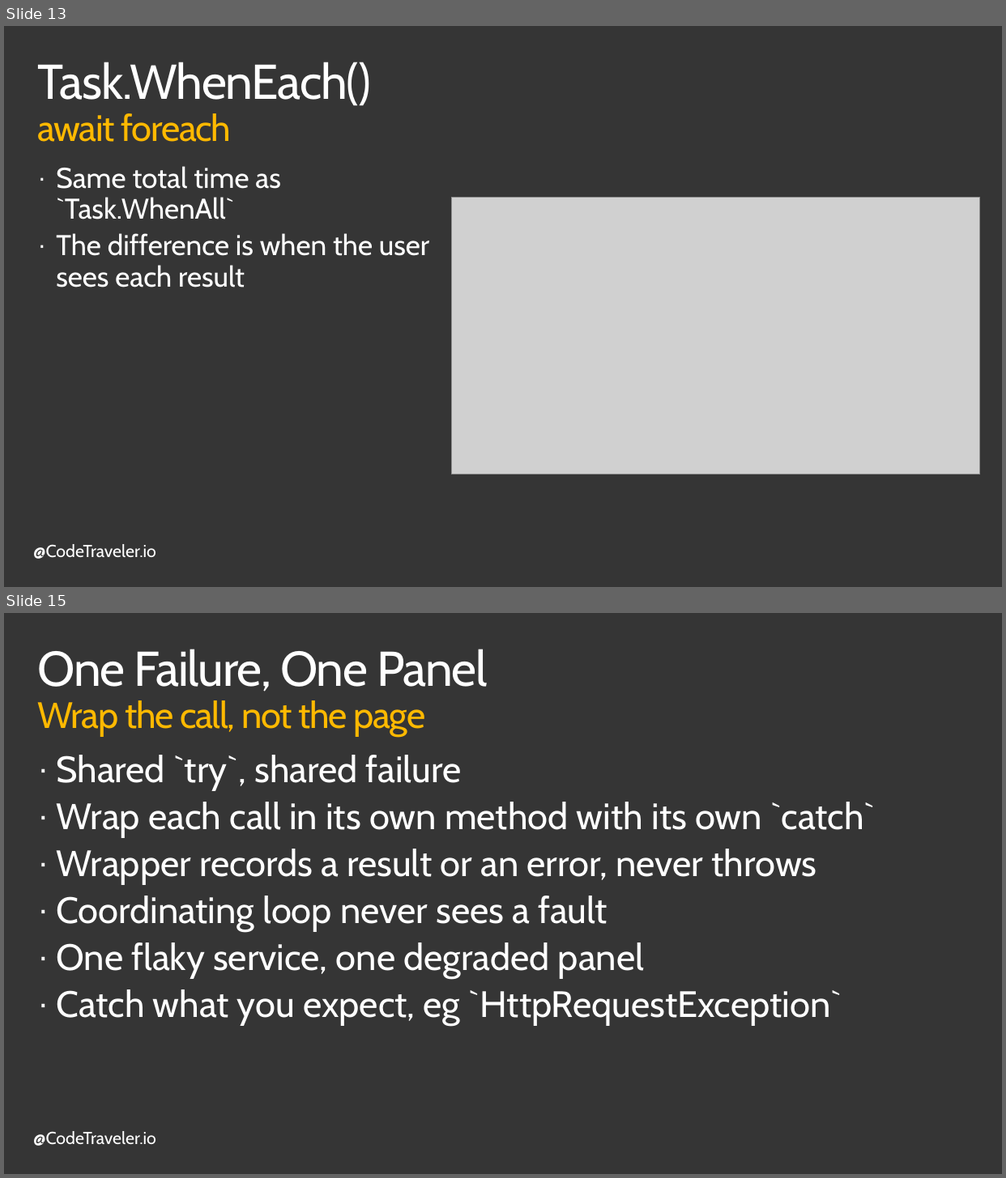
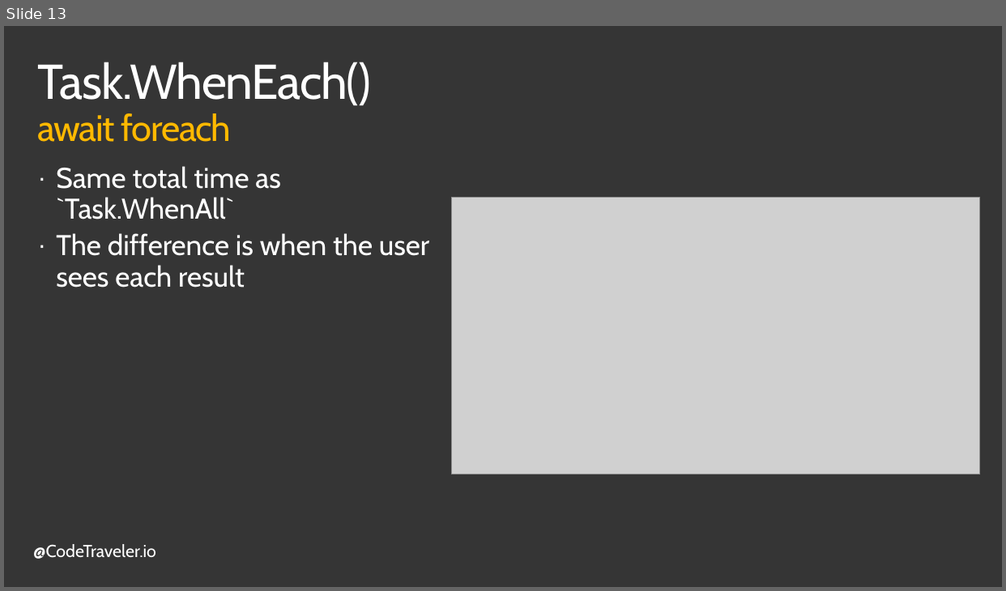
Before and after one commit to TheCodeTraveler/BecomeAnExpertWithAsyncAwait, a slide deck: 6. Coordinating Multiple Tasks/CoordinatingTasks.pptx. Shown one above the other, each under a label of ours: slides 13 and 15 before the commit, slide 13 after it; the slides between them are not shown. The pictures are 1006x1178 and 1006x591 pixels, drawn with LibreOffice and Linux fonts; fonts in the diff are those of the drawing; grey boxes stand for pictures; background and template pictures are left out. Boxes give left, top, right and bottom in pixels: in the first picture for what was removed or moved away, otherwise in the second. Text is boxed around its words. In the diff, an @@ line names an element or a change of style, - is before the commit and + after.

```diff
--- a/6. Coordinating Multiple Tasks/CoordinatingTasks.pptx
+++ b/6. Coordinating Multiple Tasks/CoordinatingTasks.pptx
@@ slide 15 removed at [4, 613, 1002, 1174], background #353535; not listed: 1 template element that a slide beside it also shows @@
@@ title removed at [38, 649, 487, 737] @@
-One Failure, One Panel
-Wrap the call, not the page
@@ text removed at [56, 755, 875, 1026] @@
-· Shared `try`, shared failure
-· Wrap each call in its own method with its own `catch`
-· Wrapper records a result or an error, never throws
-· Coordinating loop never sees a fault
-· One flaky service, one degraded panel
-· Catch what you expect, eg `HttpRequestException`
```
Also in this commit, not shown: 6 slides changed.
